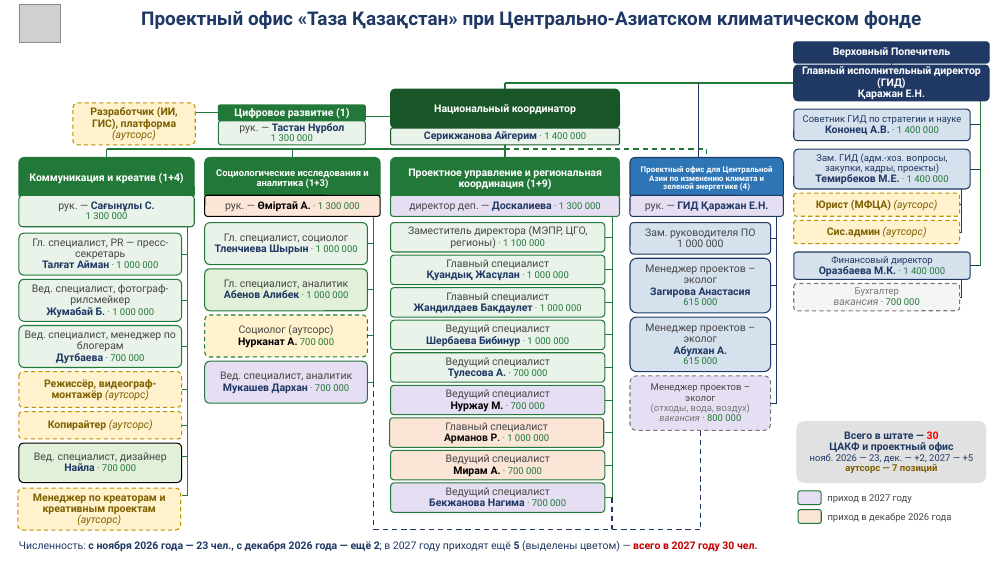
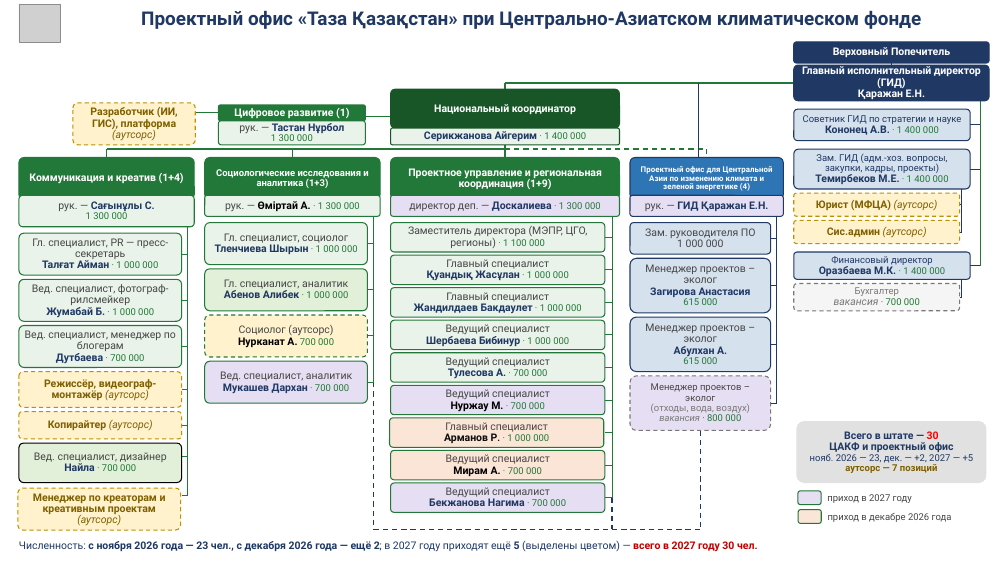
Before and after one commit to murat01042014/obsidian-vault, a slide deck: slide 1 of TAZA/_документы/Структура ЦАКФ и проектного офиса ТК – от Айгерим 20.10.pptx. Drawn at 1008x567 pixels with LibreOffice and Linux fonts; fonts in the diff are those of the drawing; grey boxes stand for pictures. Boxes give left, top, right and bottom in pixels: in the first picture for what was removed or moved away, otherwise in the second. Text is boxed around its words. In the diff, an @@ line names an element or a change of style, - is before the commit and + after.

```diff
--- a/TAZA/_документы/Структура ЦАКФ и проектного офиса ТК – от Айгерим 20.10.pptx
+++ b/TAZA/_документы/Структура ЦАКФ и проектного офиса ТК – от Айгерим 20.10.pptx
@@ rounded rectangle "рук. — Өміртай А. · ..." at bbox=[205, 195, 380, 216]: fill #FBE5D6 to #E9F3EA; outline #000000 1 pt to #227838 1 pt @@
```
Also in this commit, not shown: 1 other file.
